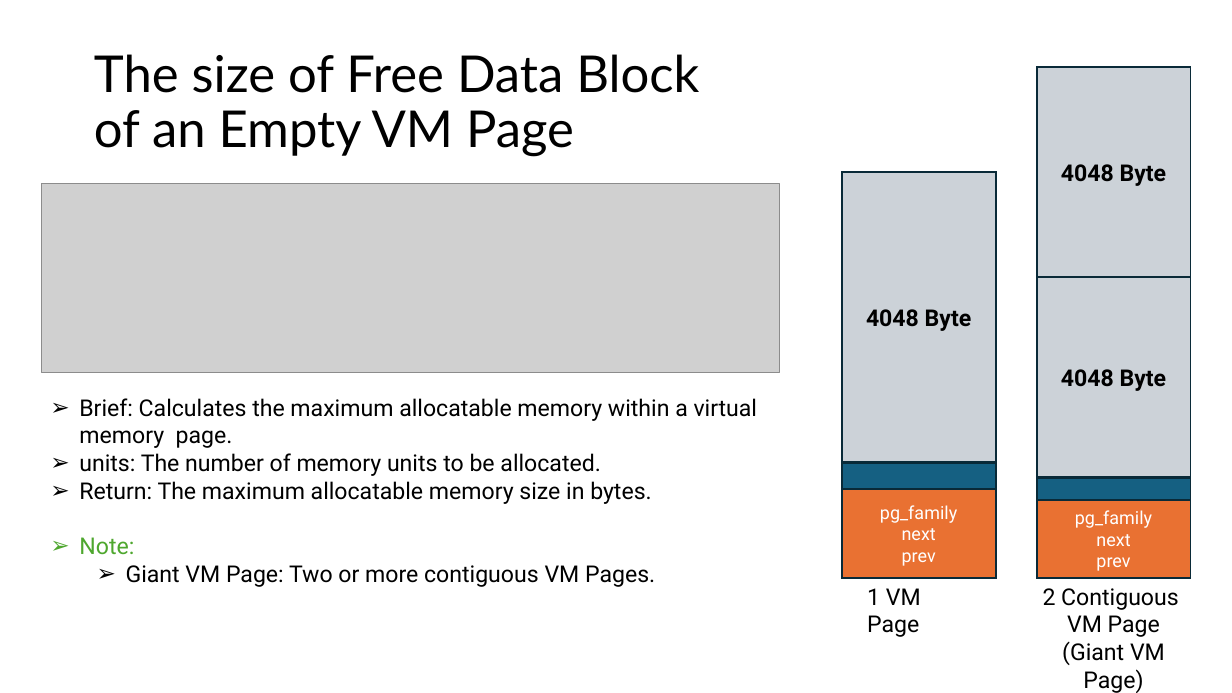
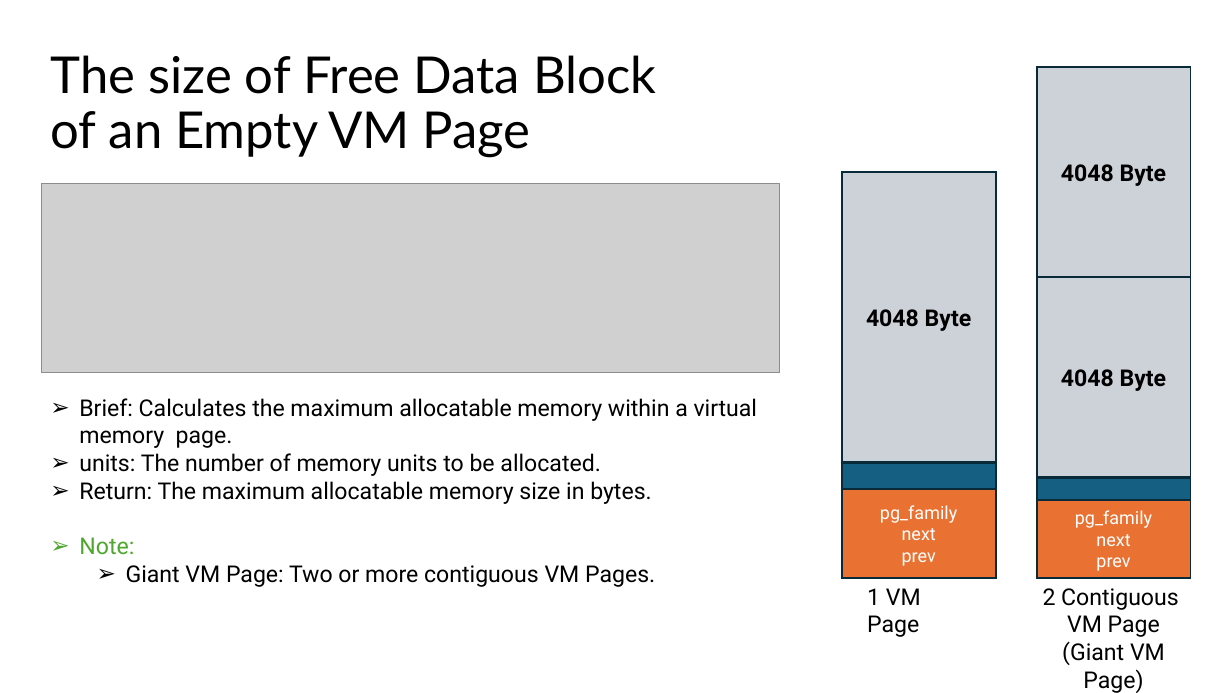
Before and after one commit to Mahmoud-Abdelraouf/STmicro-System-Programming-under-Linux, a slide deck: slide 51 of 04.Advanced/Tasks/Heap_Memory_Manager/Project_Documentation/HeapMemoryManager.pptx. Drawn at 1232x693 pixels with LibreOffice and Linux fonts; fonts in the diff are those of the drawing; grey boxes stand for pictures. Boxes give left, top, right and bottom in pixels: in the first picture for what was removed or moved away, otherwise in the second. Text is boxed around its words. In the diff, an @@ line names an element or a change of style, - is before the commit and + after.

```diff
--- a/04.Advanced/Tasks/Heap_Memory_Manager/Project_Documentation/HeapMemoryManager.pptx
+++ b/04.Advanced/Tasks/Heap_Memory_Manager/Project_Documentation/HeapMemoryManager.pptx
@@ title "The size of Free Data ...": place and size @@
-title "The size of Free Data ..." at box(94, 54, 699, 157)
+title "The size of Free Data ..." at box(51, 55, 656, 157)
```
Also in this commit, not shown: 6 other slides changed.
